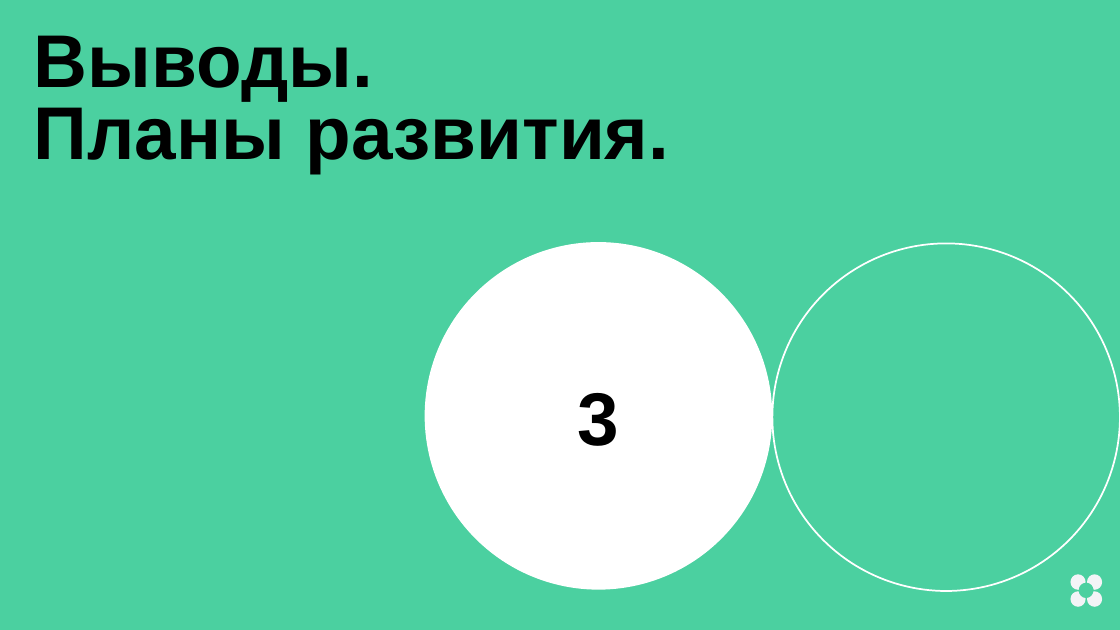
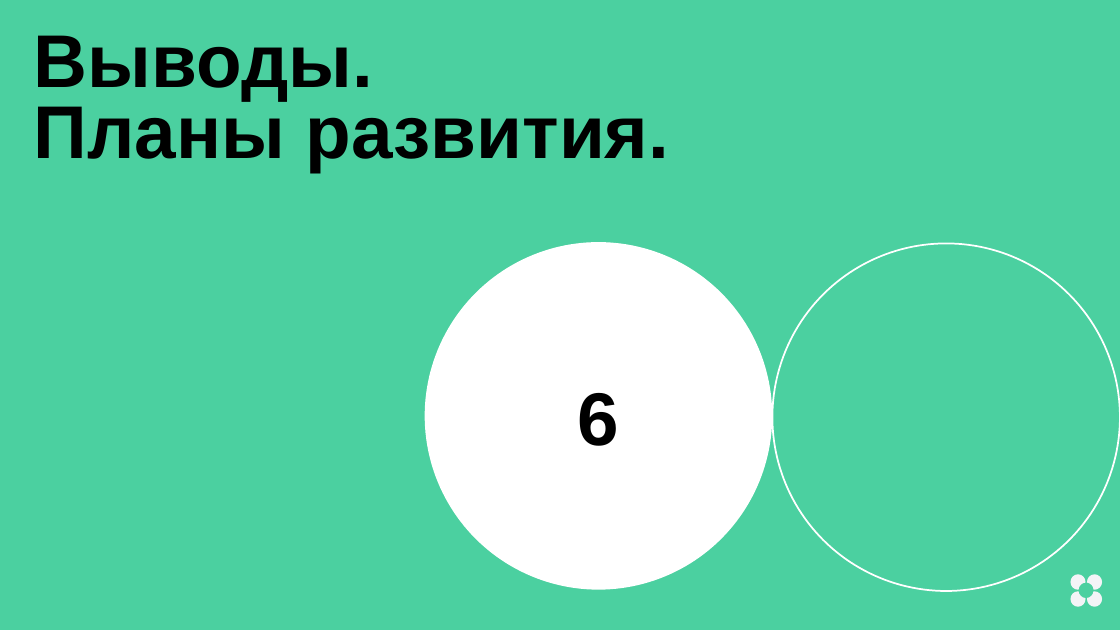
Before and after one commit to tyan/ML_learn, a slide deck: slide 27 of Diploma/presentation.pptx (slide 18 before the commit). Drawn at 1120x630 pixels with LibreOffice and Linux fonts; fonts in the diff are those of the drawing. Boxes give left, top, right and bottom in pixels: in the first picture for what was removed or moved away, otherwise in the second. Text is boxed around its words. In the diff, an @@ line names an element or a change of style, - is before the commit and + after.

```diff
--- a/Diploma/presentation.pptx
+++ b/Diploma/presentation.pptx
@@ text in ellipse at bbox=[578, 393, 620, 446]: text changed @@
-3
+6
```
Also in this commit, not shown: 20 other slides changed, 10 slides added, 1 other file.
